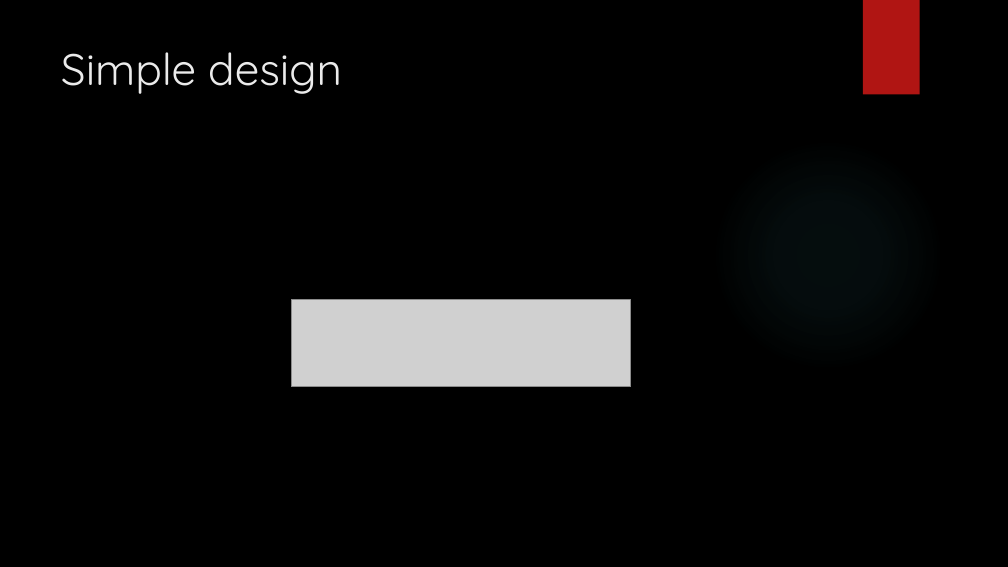
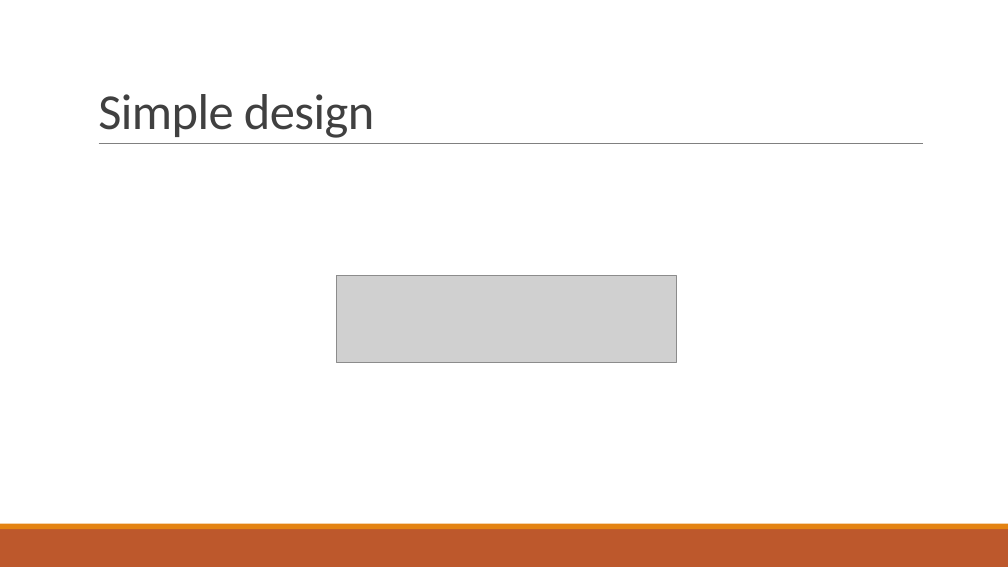
Before and after one commit to 3schwartz/StudyGroup, a slide deck: slide 4 of Outbox/Optimize Outbox pattern.pptx. Drawn at 1008x567 pixels with LibreOffice and Linux fonts; fonts in the diff are those of the drawing; grey boxes stand for pictures; background and template pictures are left out. Boxes give left, top, right and bottom in pixels: in the first picture for what was removed or moved away, otherwise in the second. Text is boxed around its words. In the diff, an @@ line names an element or a change of style, - is before the commit and + after.

Commit message:
Update design

```diff
--- a/Outbox/Optimize Outbox pattern.pptx
+++ b/Outbox/Optimize Outbox pattern.pptx
@@ background picture (left out) to #FFFFFF @@
@@ title "Simple design": place and size @@
-title "Simple design" at (61,52,342,94)
+title "Simple design" at (98,94,374,138)
@@ title "Simple design" at (98,94,374,138): size 42 to 48 pt, font Quicksand to Calibri, text colour #EBEBEB to #404040, letter spacing 0 to -0.5 pt; line spacing 1 to 0.85; vertical alignment top to bottom @@
@@ rectangle removed at (863,0,920,95) @@
@@ line added from (99, 144) to (923, 144), #808080 0.5 pt @@
@@ ellipse removed at (712,138,944,371) @@
@@ picture: place and size @@
-picture at (291,299,631,387)
+picture at (337,275,676,363)
@@ rectangle added at (0,529,1008,567), fill #BD582C @@
@@ rectangle added at (0,524,1008,529), fill #E48312 @@
```
Also in this commit, not shown: 9 other slides changed.
